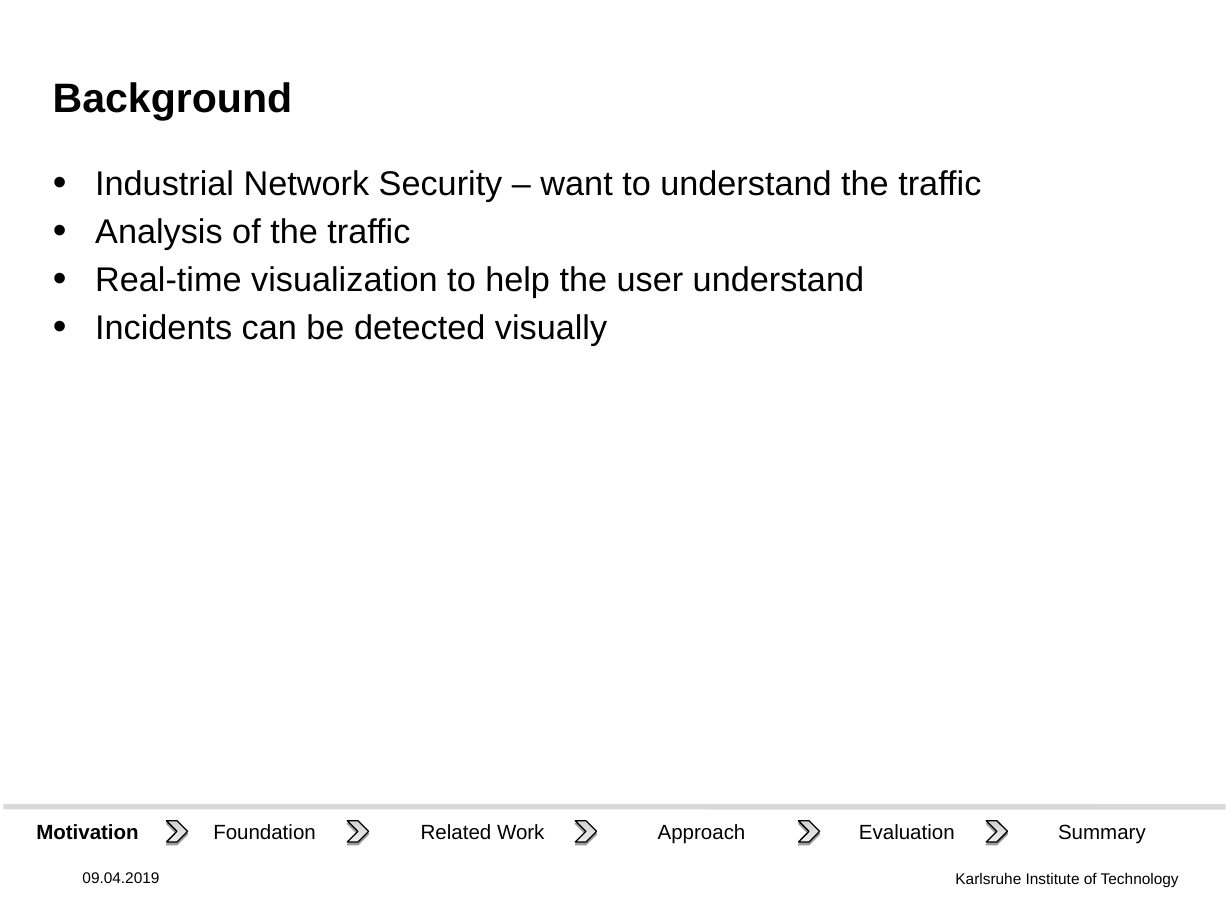
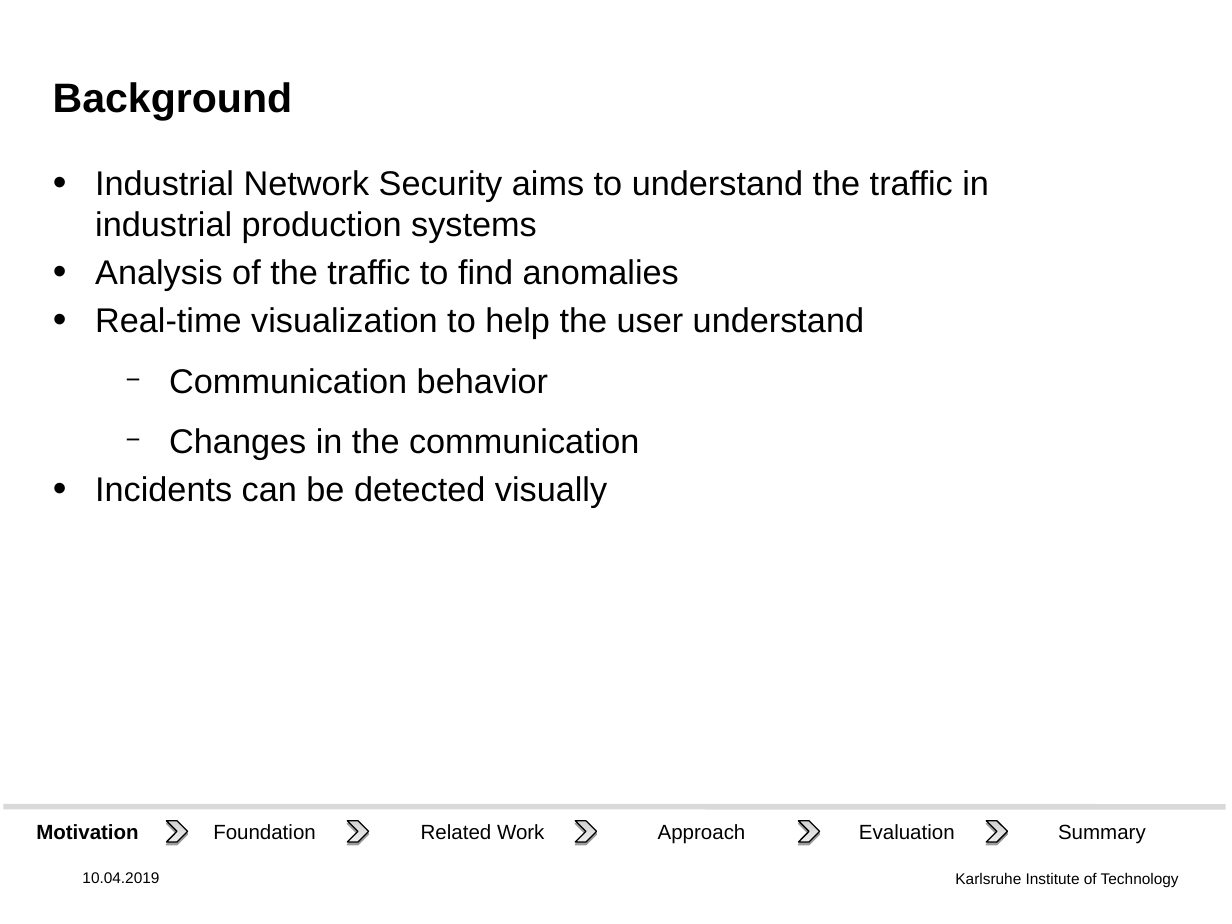
Before and after one commit to DHSTTOS/documents, a slide deck: slide 2 of final_presentation/final-pres3.odp. Drawn at 1232x924 pixels with LibreOffice and Linux fonts; fonts in the diff are those of the drawing; background and template pictures are left out. Boxes give left, top, right and bottom in pixels: in the first picture for what was removed or moved away, otherwise in the second. Text is boxed around its words. In the diff, an @@ line names an element or a change of style, - is before the commit and + after.

```diff
--- a/final_presentation/final-pres3.odp
+++ b/final_presentation/final-pres3.odp
@@ text at [95,170,989,291]: text changed @@
-• Industrial Network Security – want to understand the traffic
-• Analysis of the traffic
+• Industrial Network Security aims to understand the traffic in
+  industrial production systems
+• Analysis of the traffic to find anomalies
@@ text at [169,368,639,460]: paragraphs added @@
+  − Communication behavior
+  − Changes in the communication
@@ text at [82,872,159,883]: text changed @@
-09.04.2019
+10.04.2019
```
Also in this commit, not shown: 20 other slides changed, 1 other file.
